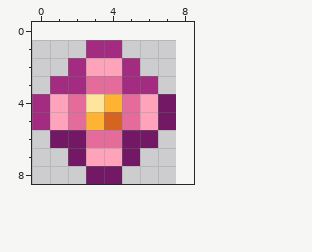
Two states of a pixel-art sprite, common/src/main/resources/assets/seasonhud/textures/season/spring.png. This is how it looked before the edit.
The file is 8x8 pixels. The old version is drawn lined up with the new one, on the new canvas.
And afterwards:
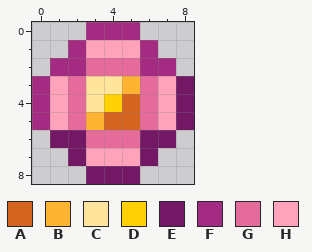
Palette (. is transparent): A #d4641f  B #feb432  C #ffe59c  D #ffd005  E #721864  F #a32c82  G #e56b9b  H #ffa3bb
The exact change:
canvas 8x8 -> 9x9, the old top-left corner now at 0,1
y 0: x 3..5 ... -> FFF
y 1: x 2..6 .FF.. -> FHHHF
y 2: x 1 . -> F; x 3..7 HHF.. -> GGGFF
y 3: x 0..8 .FFGGFF.. -> FHGCCBGHE
y 4: x 4..8 BGHE. -> DAGHE
y 5: x 5..8 GHE. -> AGHE
y 6: x 5 E -> G; x 7 . -> E
y 7: x 5..6 E. -> HE
y 8: x 5 . -> E
